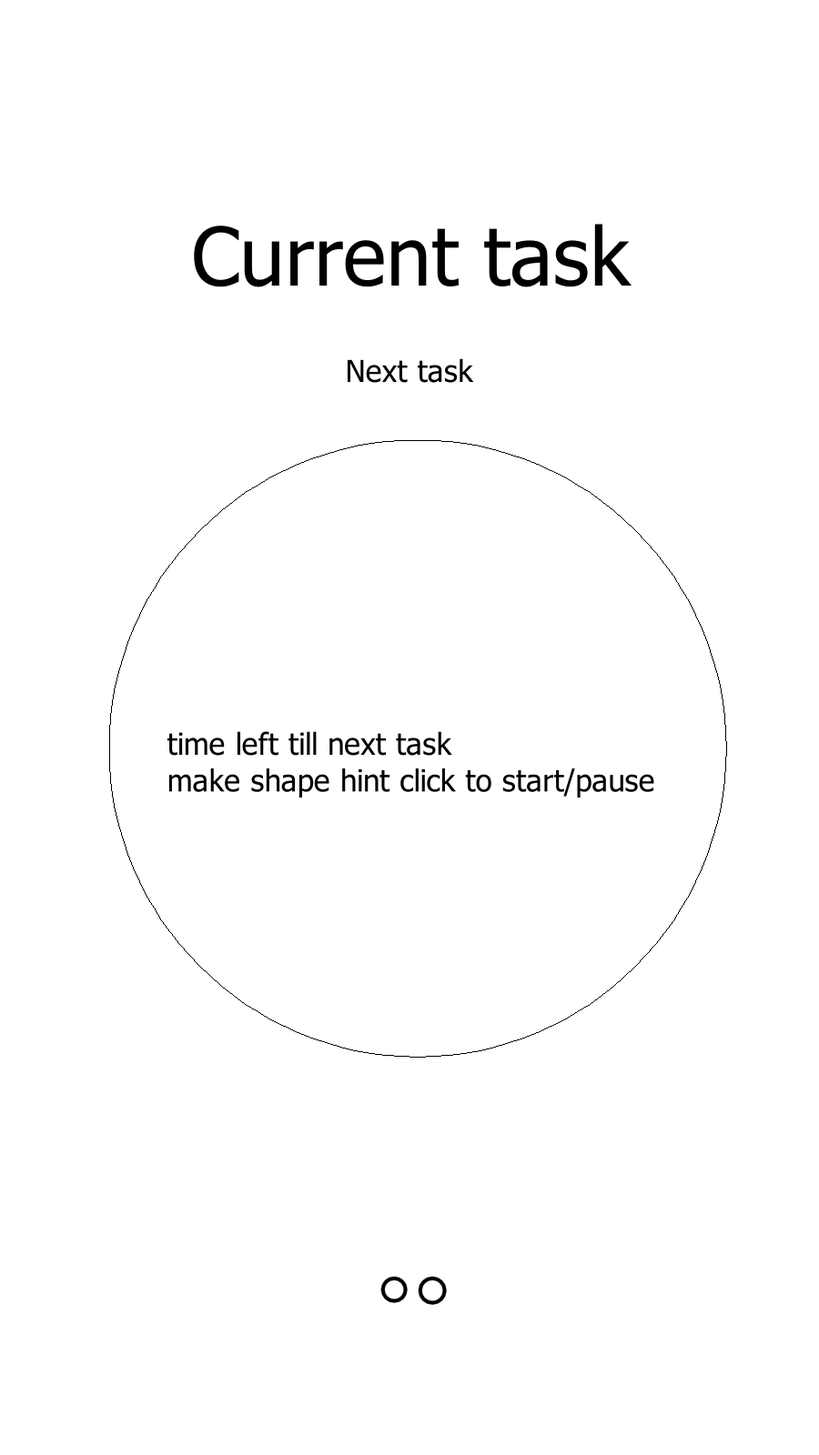
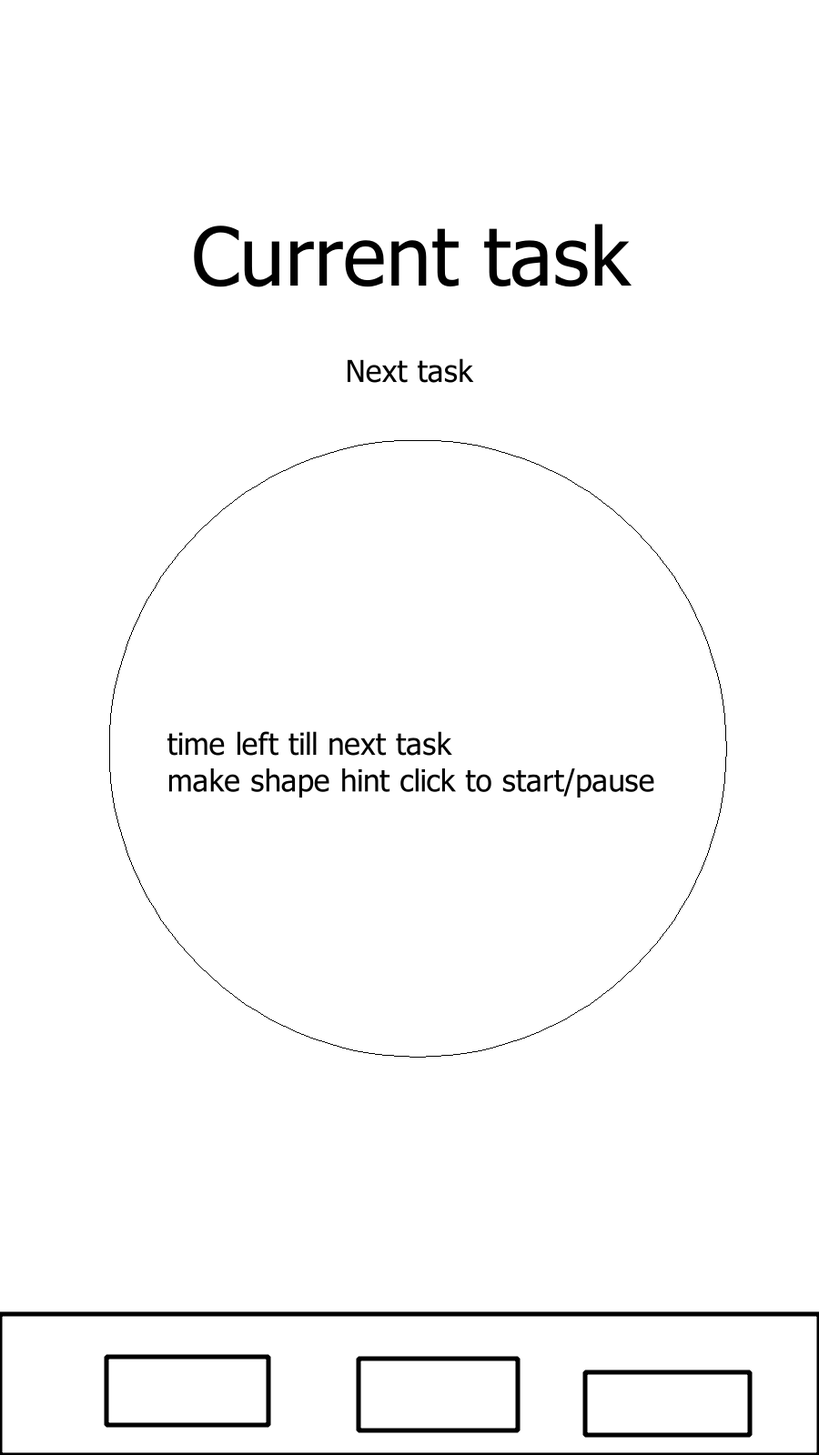
Before/after of a 819px x 1455px layered artwork. What changed in the layer stack:
painted on "Paint Layer 1" over box(58, 1276, 819, 1455)
